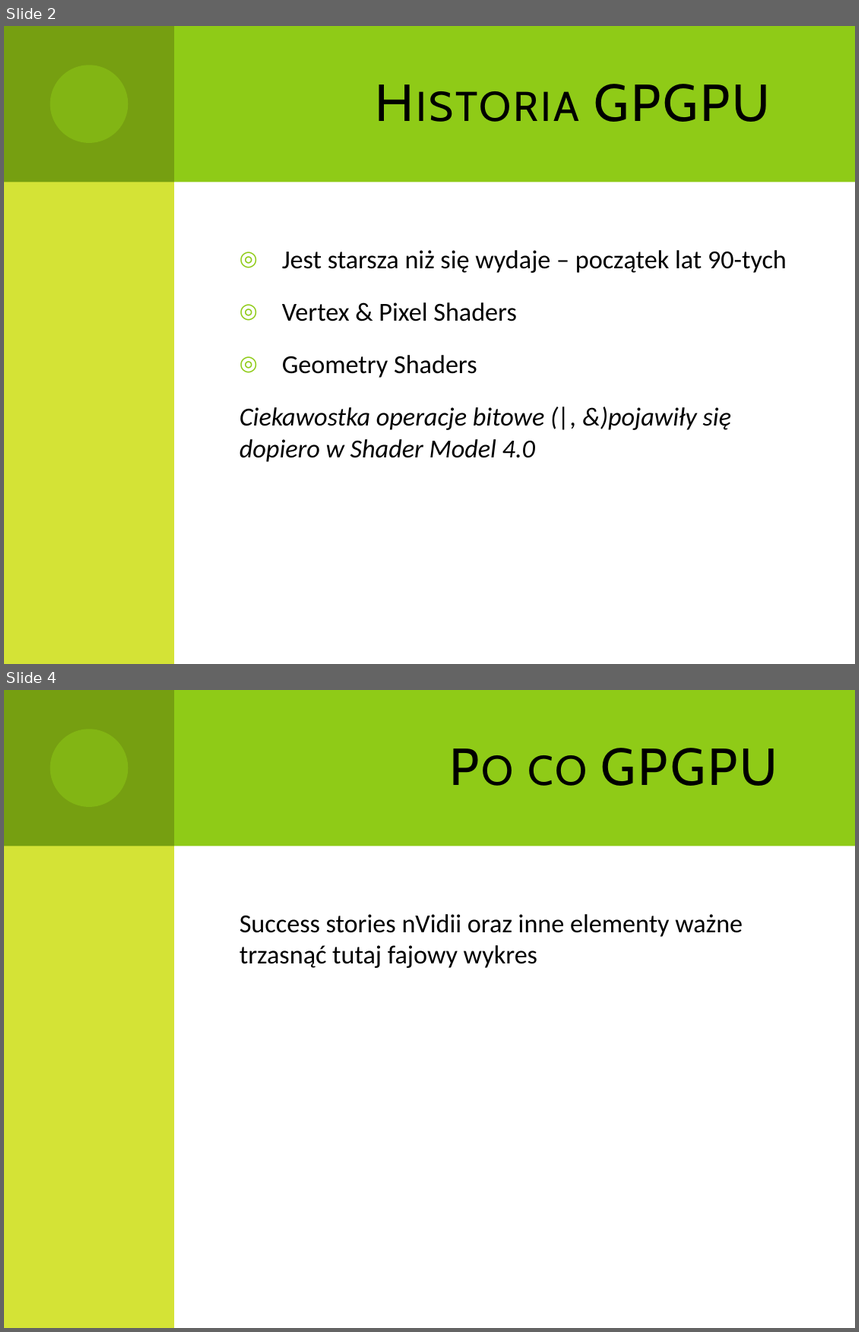
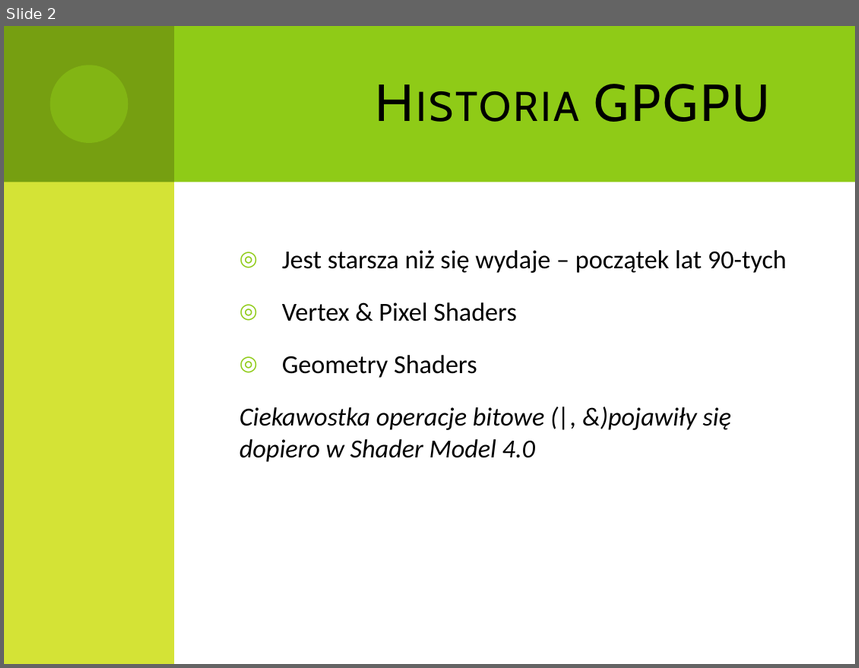
Before and after one commit to Dzess/DMARF, a slide deck: presentation/GPGPU_in_data_minig.pptx. Shown one above the other, each under a label of ours: slides 2 and 4 before the commit, slide 2 after it; the slides between them are not shown. The pictures are 859x1332 and 859x668 pixels, drawn with LibreOffice and Linux fonts; fonts in the diff are those of the drawing. Boxes give left, top, right and bottom in pixels: in the first picture for what was removed or moved away, otherwise in the second. Text is boxed around its words. In the diff, an @@ line names an element or a change of style, - is before the commit and + after.

```diff
--- a/presentation/GPGPU_in_data_minig.pptx
+++ b/presentation/GPGPU_in_data_minig.pptx
@@ slide 4 removed at bbox=[4, 690, 855, 1328], background #FFFFFF; not listed: 4 template elements that a slide beside it also shows @@
@@ title removed at bbox=[528, 748, 778, 786] @@
-Po co GPGPU
@@ text removed at bbox=[240, 914, 743, 968] @@
-Success stories nVidii oraz inne elementy ważne trzasnąć tutaj fajowy wykres
```
Also in this commit, not shown: 7 slides changed, 5 slides added, 3 other slides removed.
